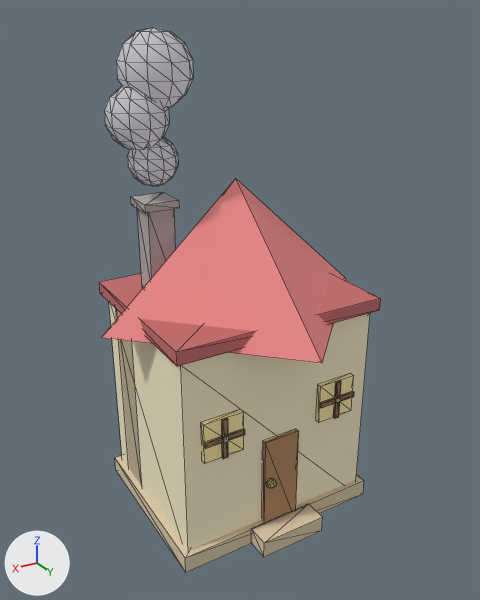
An edit to the glTF model assets/procedural/pretty/house_small.glb, drawn before and after from the same camera.
One viewpoint serves both versions: a camera (50 mm lens) standing at (2.61, 4.42, 4.08) and looking at (-0.01, 0.05, 1.9). The lights are fixed; the arrows at lower left show +X, +Y and +Z. The first picture is the older version. Mesh edges are drawn as thin lines. Vertices at exactly the same position are counted once.

Objects in the first picture: 'house_small_root'.
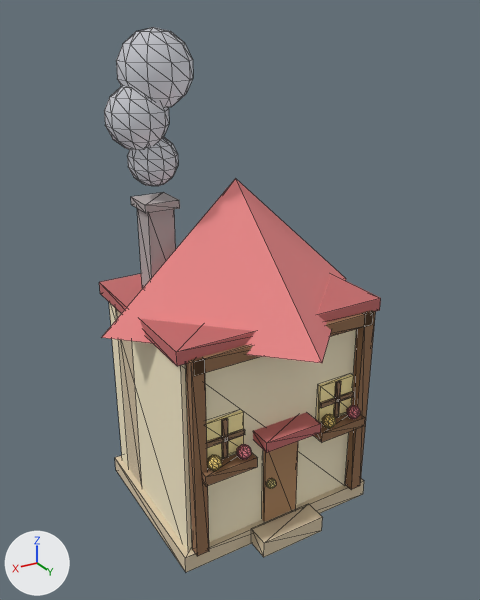
The change, as a list of edits to the scene's bpy script:
```text
Add mat_house_flower_yellow:
    mat_house_flower_yellow = principled_material('house_flower_yellow')
    mat_house_flower_yellow.base_color = (1.0, 0.72, 0.2)  # yellow #ffdd7c
    mat_house_flower_yellow.roughness = 0.82
Add mat_house_flower_red:
    mat_house_flower_red = principled_material('house_flower_red')
    mat_house_flower_red.base_color = (0.95, 0.25, 0.3)  # pink #f98995
    mat_house_flower_red.roughness = 0.82
Add mat_house_timber:
    mat_house_timber = principled_material('house_timber')
    mat_house_timber.base_color = (0.3, 0.16, 0.08)  # brown #956f50
    mat_house_timber.roughness = 0.9
Change me_house_small_mesh:
    used by ob_house_small_root; location = (0.0, 0.0, 0.0)
    remove me_house_small_mesh.from_pydata(...)  # 337 vertices, 598 faces; spans x -1.19..1.19, y -1.19..1.19, z 0.0..4.0
    add me_house_small_mesh.from_pydata(...)  # 521 vertices, 926 faces; spans x -1.19..1.19, y -1.19..1.19, z 0.0..4.0
    me_house_small_mesh part 1: a new loose piece, a box spanning x -0.259..0.259, y 0.658..0.895, z 0.992..1.078, in mat_house_roof_dark (pink #c46c6c)
    me_house_small_mesh part 2: a new loose piece, a box spanning x -0.83..-0.722, y 0.712..0.798, z 0.162..1.887, in mat_house_timber (brown #956f50)
    me_house_small_mesh part 3: a new loose piece, a box spanning x 0.722..0.83, y 0.712..0.798, z 0.162..1.887, in mat_house_timber (brown #956f50)
    me_house_small_mesh part 4: a new loose piece, a box spanning x -0.809..0.809, y 0.712..0.798, z 1.779..1.887, in mat_house_timber (brown #956f50)
    me_house_small_mesh part 5: a new loose piece, a box spanning x -0.765..-0.313, y 0.722..0.852, z 0.852..0.938, in mat_house_timber (brown #956f50)
    me_house_small_mesh part 6: a new loose piece, a box spanning x 0.313..0.765, y 0.722..0.852, z 0.852..0.938, in mat_house_timber (brown #956f50)
    me_house_small_mesh part 7: a new loose piece, a UV sphere (8 segments, 5 rings, poles along z) spanning x -0.72..-0.61, y 0.75..0.87, z 0.94..1.06, in mat_house_flower_red (pink #f98995)
    me_house_small_mesh part 8: a new loose piece, a UV sphere (8 segments, 5 rings, poles along z) spanning x 0.35..0.47, y 0.75..0.87, z 0.94..1.06, in mat_house_flower_red (pink #f98995)
    me_house_small_mesh part 9: a new loose piece, a UV sphere (8 segments, 5 rings, poles along z) spanning x -0.47..-0.35, y 0.75..0.87, z 0.94..1.06, in mat_house_flower_yellow (yellow #ffdd7c)
    me_house_small_mesh part 10: a new loose piece, a UV sphere (8 segments, 5 rings, poles along z) spanning x 0.61..0.72, y 0.75..0.87, z 0.94..1.06, in mat_house_flower_yellow (yellow #ffdd7c)
    remove me_house_small_mesh.materials.append(mat_house_window_x_001)  # brown #957659
    remove me_house_small_mesh.materials.append(mat_house_window_x_002)  # brown #957659
    remove me_house_small_mesh.materials.append(mat_house_window_x_003)  # brown #957659
    add me_house_small_mesh.materials.append(mat_house_timber)  # brown #956f50
    add me_house_small_mesh.materials.append(mat_house_flower_red)  # pink #f98995
    add me_house_small_mesh.materials.append(mat_house_flower_yellow)  # yellow #ffdd7c
```

Pixel boxes (x1, y1, x2, y2) of what changed, in the pictures (480 x 600 px):
part 1 of me_house_small_mesh, added
    after: (253, 412, 321, 453)
part 2 of me_house_small_mesh, added
    after: (345, 310, 376, 490)
part 3 of me_house_small_mesh, added
    after: (186, 357, 209, 556)
part 4 of me_house_small_mesh, added
    after: (192, 311, 374, 376)
part 5 of me_house_small_mesh, added
    after: (313, 414, 365, 442)
part 6 of me_house_small_mesh, added
    after: (202, 452, 258, 486)
part 7 of me_house_small_mesh, added
    after: (347, 405, 360, 419)
part 8 of me_house_small_mesh, added
    after: (237, 444, 251, 460)
part 9 of me_house_small_mesh, added
    after: (322, 414, 336, 428)
part 10 of me_house_small_mesh, added
    after: (207, 455, 222, 471)
